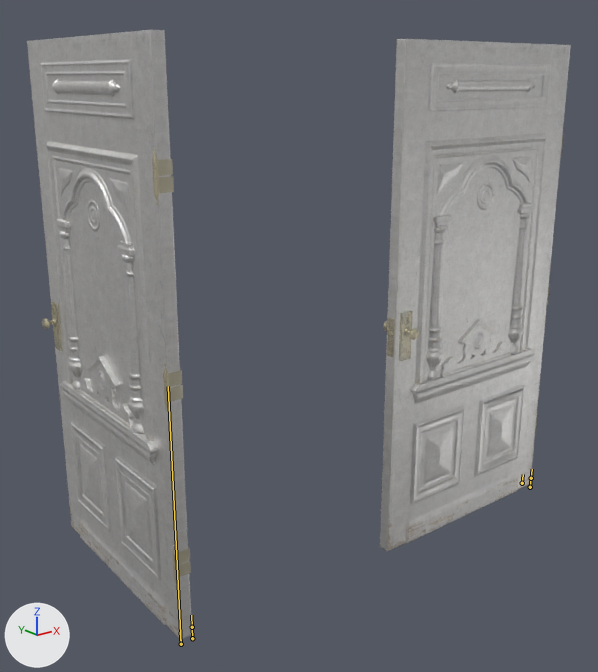
A saved change to the FBX model Framework/Client/Bin/Resources/Models/Map/Prop/Gimmick/sm40/sm40_113_pressroomdoor01a_Anim.fbx.
Camera for both pictures: a camera (50 mm lens) standing at (-1.26, -2.26, 1.97) and looking at (0.91, 0.45, 0.89). Arrows for +X, +Y and +Z are at lower left; the lights stay in place. Both versions are drawn at frame 26 of the action 'root|LSideDoor_Open_L'; the numbers are the values there. The bones that bend it are drawn over the model as lines.

Objects in the first picture: 'LOD_1_Group_0_Sub_1__sm40_113_PressRoomDoor01A_000_sm40_06617f3', 'LOD_1_Group_1_Sub_1__sm40_113_PressRoomDoor01A_000_sm40_510a10e'.
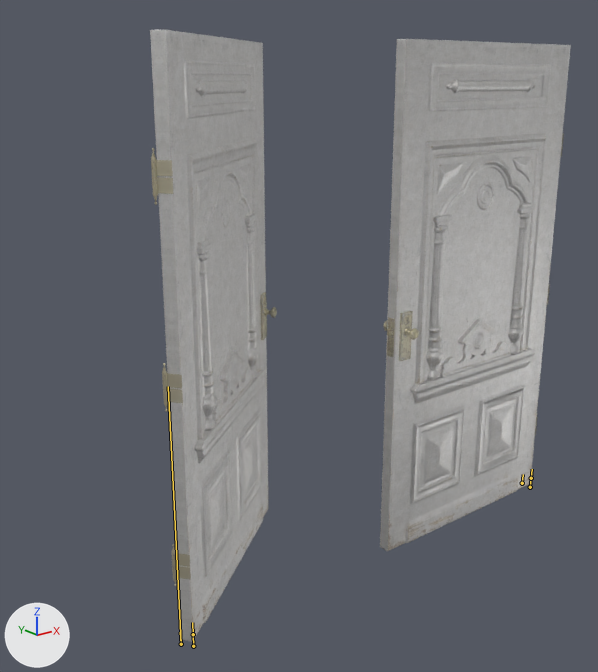
The edits, one by one:
Bone '_01' (bone_01) turns from (0, 89, 0) to (0, 38, 0) degrees about its own x, y and z.

Where the change shows, as pixel boxes (x1, y1, x2, y2) in the pictures (598 x 672 px):
'LOD_1_Group_0_Sub_1__sm40_113_PressRoomDoor01A_000_sm40_06617f3', posed (23% narrower)
    before: (27, 30, 192, 640)
    after: (150, 30, 277, 642)
